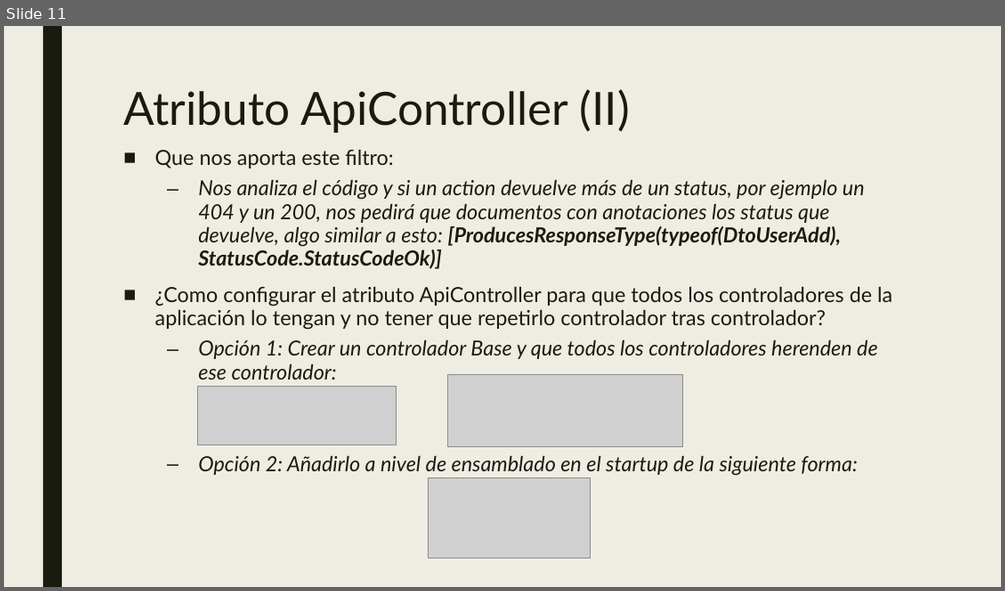
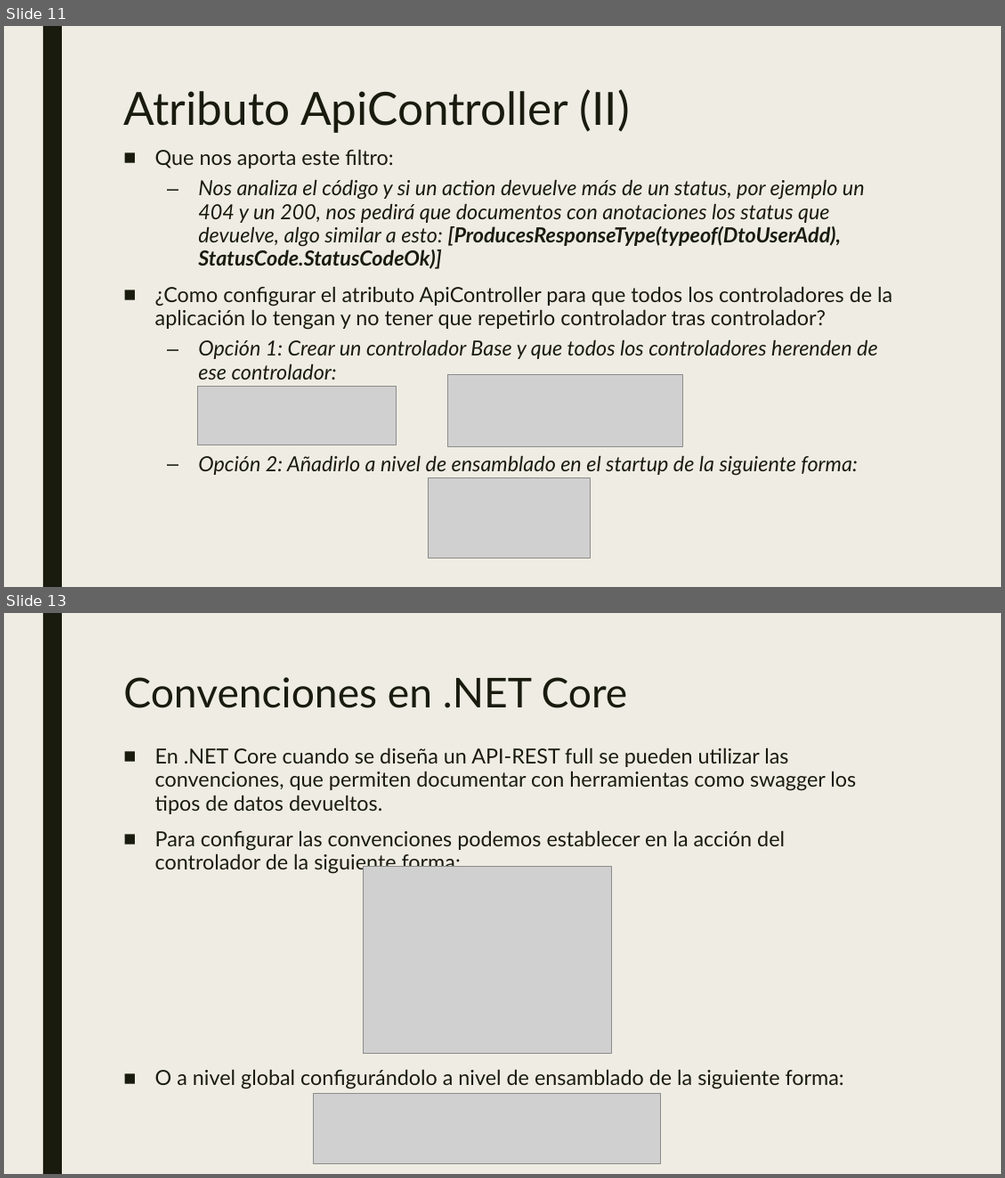
Before and after one commit to dadjh85/Demo4-Curso-.NetCore3.1, a slide deck: doc/Demo4- Curso .NET Core.pptx. Shown one above the other, each under a label of ours: slide 11 before the commit, slides 11 and 13 after it; the slides between them are not shown. The pictures are 1005x591 and 1005x1178 pixels, drawn with LibreOffice and Linux fonts; fonts in the diff are those of the drawing; grey boxes stand for pictures. Boxes give left, top, right and bottom in pixels: in the first picture for what was removed or moved away, otherwise in the second. Text is boxed around its words. In the diff, an @@ line names an element or a change of style, - is before the commit and + after.

```diff
--- a/doc/Demo4- Curso .NET Core.pptx
+++ b/doc/Demo4- Curso .NET Core.pptx
@@ slide 13 added at (4,613,1001,1174), background #EFEDE3; not listed: 1 template element that a slide beside it also shows @@
@@ title added at (123,677,628,708), 39.6 pt, text #191B0E @@
+Convenciones en .NET Core
@@ text added at (155,747,856,1089), 20 pt, text #191B0E @@
+■ En .NET Core cuando se diseña un API-REST full se pueden utilizar las convenciones, que permiten documentar con herramientas como swagger los tipos de datos devueltos.
+■ Para configurar las convenciones podemos establecer en la acción del controlador de la siguiente forma:
+■ O a nivel global configurándolo a nivel de ensamblado de la siguiente forma:
@@ picture added at (363,867,611,1054) @@
@@ picture added at (314,1093,662,1164) @@
```
Also in this commit, not shown: 1 slide changed, 4 other slides added, 11 other files.
